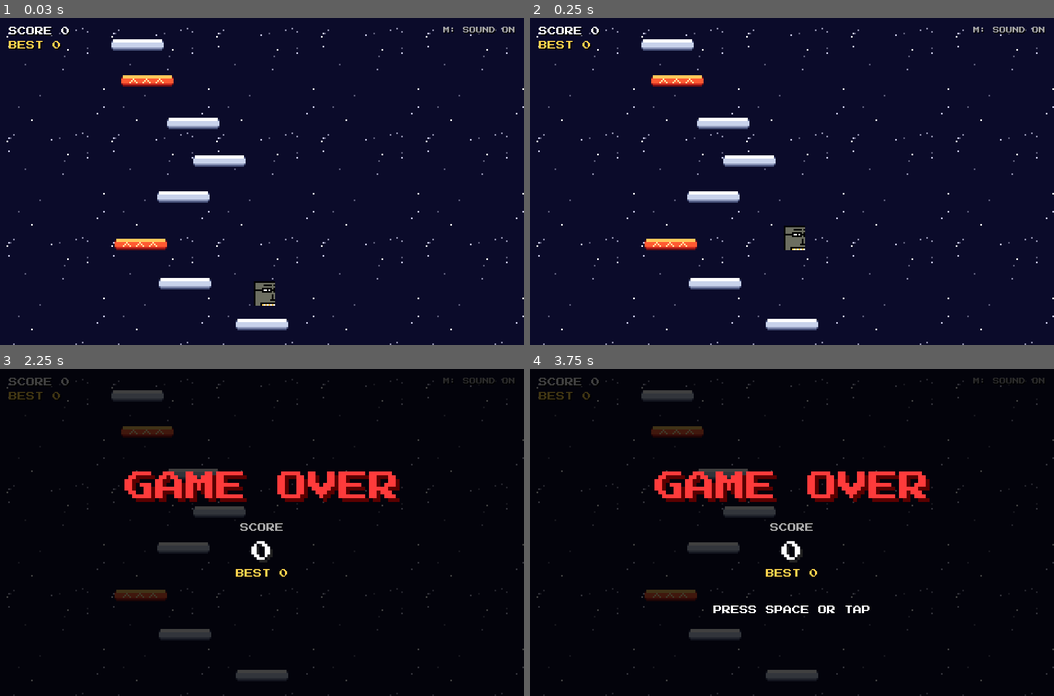
Above: before the commit, frames 1-4 (two rows, left to right).
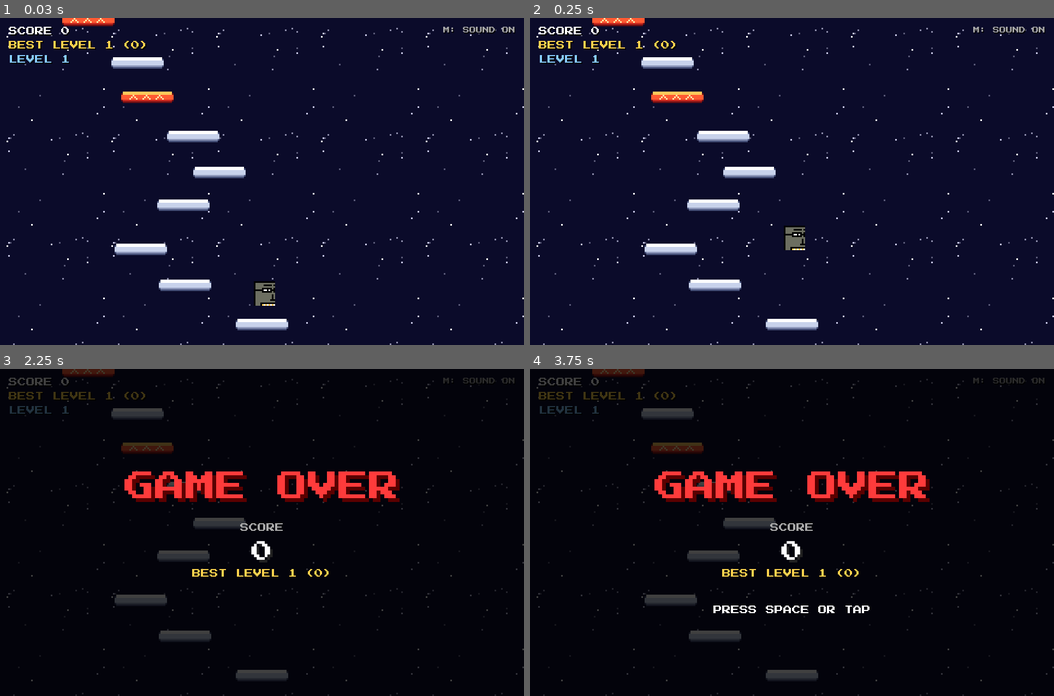
Above: after the commit, the same moments.

Repository: vraj2011/Banka-s-Jump
Game: browser game, page index.html
Same seed, same stepped clock (60 frames per second), same inputs: the game is played once before the commit and once after it.
Inputs (mouse positions are in pixels of both pictures, inside the frame that each line leads up to):
- Up to frame 1 (0.03 s): no input
- Up to frame 2 (0.25 s): no input
- Up to frame 3 (2.25 s): click (78, 398) at 0.27 s, where only the run after the commit has a clickable "BEST LEVEL 1 (0)"; click (41, 411) at 0.52 s, where only the run after the commit has a clickable "LEVEL 1"; hold Right 1.03-1.53 s; hold Down 1.58-1.85 s; hold Left from 1.9 s (still down)
- Up to frame 4 (3.75 s): release Left at 2.47 s; hold Right 2.52-3.18 s; hold Left 3.23-3.67 s; hold Down from 3.72 s (still down)

The runs differ from the first frame. In frame 1, 4.6% of the frame differs, in the area x 1-47%, y 0-84%; in frame 2, 4.6%; in frame 3, 3.7%; in frame 4, 3.7%.

Commit message:
ADDED LEVEL SYSTEM

Diff:
--- a/game.js
+++ b/game.js
@@ -10,28 +10,32 @@
 const W=32*S
 const off=4
 const BREAK=30
+const LV=200
+const TINT=['rgba(0,0,0,0)','rgba(130,0,170,0.25)','rgba(0,130,130,0.25)','rgba(170,70,0,0.25)','rgba(170,0,50,0.3)']
 const F='"Press Start 2P",monospace'
+
 const me=new Image()
-
 me.src='banko.png'
 
 const pl=new Image()
 pl.src='bar.png'
 
 const bg=new Image()
-
 bg.src='bg.png'
+
 document.fonts.load('16px "Press Start 2P"')
 
 const keys={}
 const p={w:16*S,h:16*S,x:0,y:0,vx:0,vy:0}
 
-let bars,score,dead,dir,fresh,ty,lx,lt
+let bars,score,dead,dir,fresh,ty,lx,lt,lv,ban
 let best=+localStorage.getItem('best')||0
 let ac
 let mute=localStorage.getItem('mute')=='1'
 
 const sn=v=>Math.round(v/S)*S
+const lvl=()=>Math.floor(score/10/LV)
+const bl=()=>Math.floor(best/LV)+1
 
 function wake(){
   if(!ac)ac=new(window.AudioContext||window.webkitAudioContext)()
@@ -53,6 +57,7 @@
 
   v.gain.setValueAtTime(Math.min(vol*VOL,1),t)
   v.gain.exponentialRampToValueAtTime(0.001,t+dur)
+
   o.connect(v)
   v.connect(ac.destination)
   o.start(t)
@@ -60,6 +65,7 @@
 }
 
 const jump=()=>snd(300,600,0.12,'square',0.06)
+
 const boost=()=>{
   snd(300,1400,0.3,'square',0.07)
   snd(600,1800,0.3,'triangle',0.07,0.05)
@@ -67,6 +73,7 @@
 
 const crack=()=>snd(220,70,0.2,'sawtooth',0.05)
 const crumble=()=>snd(160,40,0.4,'sawtooth',0.06)
+
 const over=()=>{
   snd(400,90,0.7,'sawtooth',0.08)
   snd(300,60,0.7,'square',0.05,0.1)
@@ -79,10 +86,17 @@
   snd(1047,1047,0.3,'square',0.07,0.36)
 }
 
+const levelup=()=>{
+  snd(440,440,0.1,'square',0.07)
+  snd(660,660,0.1,'square',0.07,0.1)
+  snd(880,1100,0.25,'square',0.07,0.2)
+}
+
 onkeydown=e=>{
   wake()
   const k=e.key.toLowerCase()
   keys[k]=true
+
   if(k=='m'&&!e.repeat){
     mute=!mute
     localStorage.setItem('mute',mute?'1':'0')
@@ -100,12 +114,16 @@
 
 function fill(){
   while(ty>-100){
-    ty-=60+Math.random()*Math.min(30+score/100,50)
+    ty-=55+Math.min(lvl(),8)*4+Math.random()*Math.min(30+score/100,50)
+
     const range=c.width-W
     let x=lx+(Math.random()*2-1)*180
     x=((x%range)+range)%range
+
     const r=Math.random()
-    const t=lt==2?0:r<0.18?2:r<0.28?1:0
+    const bk=0.12+Math.min(lvl(),8)*0.02
+    const t=lt==2?0:r<bk?2:r<bk+0.1?1:0
+
     bars.push({x,y:ty,t,hit:0,vy:0})
     lx=x
     lt=t
@@ -120,11 +138,15 @@
   score=0
   dead=false
   fresh=false
+  lv=0
+  ban=0
   dir=1
+
   p.x=c.width/2-p.w/2
   p.y=bars[0].y+off*S-p.h
   p.vx=0
   p.vy=-12
+
   fill()
 }
 
@@ -144,11 +166,13 @@
 
   if(p.x>c.width)p.x=-p.w
   if(p.x<-p.w)p.x=c.width
+
   for(const b of bars){
-
     if(b.t!=2||!b.hit)continue
+
     b.hit++
     if(b.hit==BREAK)crumble()
+
     if(b.hit>BREAK){
       b.vy+=0.5
       b.y+=b.vy
@@ -165,45 +189,62 @@
       p.vy=b.t==1?-20:-12
 
       if(b.t==1)boost()
+
       else if(b.t==2){
-
         if(!b.hit){
           b.hit=1
           crack()
         }
-      }else jump()
+      }
+
+      else jump()
       break
     }
   }
 
   const mid=c.height*0.4
+
   if(p.y<mid){
-
     const d=mid-p.y
     p.y=mid
+
     for(const b of bars)b.y+=d
     ty+=d
     score+=d
   }
 
+  if(ban>0)ban--
+
+  const n=lvl()
+
+  if(n>lv){
+    lv=n
+    ban=120
+    levelup()
+  }
+
   bars=bars.filter(b=>b.y<c.height+50)
   fill()
+
   if(p.y>c.height){
     dead=true
 
     const s=Math.floor(score/10)
+
     if(s>best){
       best=s
       fresh=true
       localStorage.setItem('best',best)
       win()
-    }else over()
+    }
+
+    else over()
   }
 }
 
 function text(t,x,y,size,col,shadow){
-
   g.font=size+'px '+F
+
   if(shadow){
     g.fillStyle=shadow
     g.fillText(t,x+size/8,y+size/8)
@@ -216,11 +257,18 @@
 function draw(){
   const bw=64*S
   const oy=(score*0.3)%bw
+
   for(let y=-bw+oy;y<c.height;y+=bw)for(let x=0;x<c.width;x+=bw)g.drawImage(bg,x,y,bw,bw)
+
+  g.fillStyle=TINT[lv%TINT.length]
+  g.fillRect(0,0,c.width,c.height)
+
   for(const b of bars){
     let bx=sn(b.x)
+
     if(b.hit&&b.hit<=BREAK)bx+=(Math.floor(b.hit/3)%2?S:-S)
     if(b.hit>BREAK)g.globalAlpha=Math.max(0,1-(b.hit-BREAK)/30)
+
     g.drawImage(pl,0,b.t*16,32,16,bx,sn(b.y),W,16*S)
     g.globalAlpha=1
   }
@@ -238,15 +286,25 @@
   }
 
   else g.drawImage(me,0,f,16,16,px,py,p.w,p.h)
+
   g.textAlign='left'
   g.textBaseline='top'
 
   text('SCORE '+Math.floor(score/10),16,16,16,'#fff','#000')
-  text('BEST '+best,16,42,16,'#ffd34d','#000')
+  text('BEST LEVEL '+bl()+' ('+best+')',16,42,16,'#ffd34d','#000')
+  text('LEVEL '+(lv+1),16,68,16,'#8cf','#000')
 
   g.textAlign='right'
 
   text('M: SOUND '+(mute?'OFF':'ON'),c.width-16,16,12,'#aaa','#000')
+
+  if(ban>0&&!dead){
+    g.textAlign='center'
+    g.globalAlpha=Math.min(1,ban/30)
+
+    text('LEVEL '+(lv+1),c.width/2,c.height*0.25,Math.min(40,c.width/14),'#fff','#000')
+    g.globalAlpha=1
+  }
 
   if(dead){
     const m=c.width/2
@@ -262,12 +320,12 @@
     text(Math.floor(score/10),m,h+16,big*0.7,'#fff','#222')
 
     if(fresh){
-
       if(Math.floor(Date.now()/300)%2)text('NEW BEST!',m,h+big*1.2,20,'#ffd34d','#5a4400')
     }
-  else text('BEST '+best,m,h+big*1.2,16,'#ffd34d')
-
-  if(Math.floor(Date.now()/500)%2)text('PRESS SPACE OR TAP',m,h+big*2.4,16,'#fff')
+
+    else text('BEST LEVEL '+bl()+' ('+best+')',m,h+big*1.2,16,'#ffd34d')
+
+    if(Math.floor(Date.now()/500)%2)text('PRESS SPACE OR TAP',m,h+big*2.4,16,'#fff')
   }
 }
 
@@ -288,5 +346,4 @@
 }
 
 start()
-
 requestAnimationFrame(loop)
Not shown, changed: JOURNAL.md
